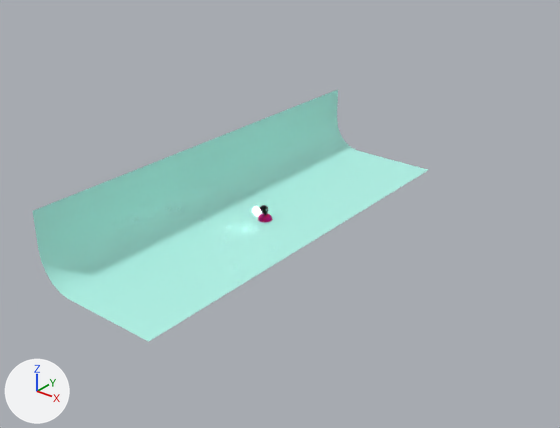
The Blender file AnimatedLamp.blend: old version first, new version second.
The view is the same before and after, from a camera (50 mm lens) standing at (129.0, -154.4, 99.1) and looking at (13.7, -10.2, 9.7). Arrows for +X, +Y and +Z are at lower left; the lights stay in place.

The scene before the commit, as lines of its bpy script (objects in view):
```python
ob_backdrop = bpy.data.objects.new('Backdrop', me_plane)
ob_backdrop.location = (0.0, 0.0, 0.0)
ob_base_mesh = bpy.data.objects.new('Base Mesh', me_beziercircle)
ob_base_mesh.location = (0.0, 0.0, 0.0)
ob_cube = bpy.data.objects.new('Cube', me_cube)
ob_cube.location = (0.0, -18.4, 1.7)
ob_cube.scale = (0.759, 1.22, 0.451)
ob_lamp_shade = bpy.data.objects.new('Lamp Shade', me_beziercurve_001)
ob_lamp_shade.parent = ob_lamp_shade_001
ob_lamp_shade.location = (0.00376, -2.075, 3.938)
ob_lamp_shade.rotation_euler = (0.0, 0.0, 1.571)  # degrees (0, 0, 90)
ob_lamp_shade.scale = (0.755, 0.755, 0.755)
# me_plane
# before: 0 (18.7, -62.4, 0.0) at pixel (148, 341), 1 (18.7, 62.4, 0.0) at pixel (428, 169), 2 (-18.7, -62.4, 20.5) at pixel (32, 210), 3 (-18.7, 62.4, 20.5) at pixel (337, 89), 4 (-9.3, -62.4, 0.0) at pixel (67, 298)
# before: 11 (-9.3, 62.4, 0.0) at pixel (357, 150)
```
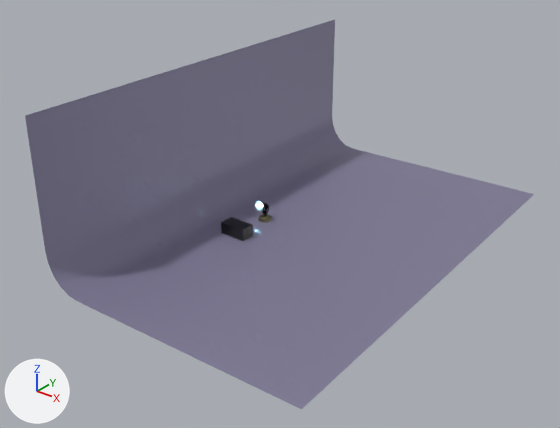
Patch to the scene script:
```diff
--- a/AnimatedLamp.blend.py
+++ b/AnimatedLamp.blend.py
@@ mat_backdrop @@
 _N = mat_backdrop.node_tree.nodes; _L = mat_backdrop.node_tree.links
+n1 = _N.new('ShaderNodeOutputMaterial'); n1.name = 'Material Output'
+n2 = _N.new('ShaderNodeRGB'); n2.name = 'RGB'
+n2.outputs[0].default_value = (0.235, 0.219, 0.337, 1.0)  # 'Color', blue #85819d
 n0 = _N.new('ShaderNodeBsdfPrincipled'); n0.name = 'Principled BSDF'
@@ mat_backdrop @@
 n0.subsurface_method = 'BURLEY'
-n0.inputs[0].default_value = (0.462, 0.929, 0.834, 1.0)  # 'Base Color', cyan #b5f7eb
-n0.inputs[2].default_value = 0.756  # 'Roughness'
-n1 = _N.new('ShaderNodeOutputMaterial'); n1.name = 'Material Output'
+n0.inputs[1].default_value = 0.155  # 'Metallic'
 _L.new(n0.outputs[0], n1.inputs[0])  # 'BSDF' to 'Surface'
+_L.new(n2.outputs[0], n0.inputs[0])  # 'Color' to 'Base Color'
@@ me_plane @@
 me_plane.from_pydata(...)  # 16 vertices, 7 faces; spans x -18.7..18.7, y -62.4..62.4, z 0.0..20.5
 # used by ob_backdrop; location = (0.0, 0.0, 0.0)
 # verts and faces of me_plane; kept vertices keep their numbers, new ones are numbered from 16
+# me_plane part 1
+delete_vertices([0, 1])  # with the faces that use them
+verts[2] = (-18.7, -62.4, 44.2)  # moved, pixel (24, 115)
+verts[3] = (-18.7, 62.4, 44.2)  # moved, pixel (335, 19)
+verts[16] = (56.1, -62.4, 0.0)  # pixel (301, 409)
+verts[17] = (56.1, 62.4, 0.0)  # pixel (534, 194)
+faces += [(4, 16, 17, 11)]
 me_plane.materials.append(mat_backdrop)
@@ me_beziercircle_002 @@
+me_beziercircle_002.from_pydata(...)  # 7592 vertices, 6911 faces; spans x -1.99..1.99, y -2.86..1.99, z -0.04..6.73
+# faces by material slot: [2740, 3476, 68, 512, 115]
+me_beziercircle_002.materials.append(mat_base)  # pink #e32584
+me_beziercircle_002.materials.append(mat_stem)  # black #222222
+me_beziercircle_002.materials.append(mat_pins)  # grey #797979
+me_beziercircle_002.materials.append(mat_light)  # white #ffffff
+me_beziercircle_002.materials.append(mat_mirror)  # white #ffffff
@@ ob_backdrop @@
 ob_backdrop = bpy.data.objects.new('Backdrop', me_plane)
-ob_backdrop.location = (0.0, 0.0, 0.0)
+ob_backdrop.location = (0.0, 1.0, 0.0)
+ob_backdrop.rotation_euler = (0.0, 0.0, 0.0367)  # degrees (0, 0, 2.1)
@@ ob_cube @@
 ob_cube = bpy.data.objects.new('Cube', me_cube)
-ob_cube.location = (0.0, -18.4, 1.7)
+ob_cube.location = (0.0, -12.1, 1.7)
 ob_cube.scale = (0.759, 1.22, 0.451)
-ob_cube.hide_render = True
@@ ob_bulb @@
 ob_bulb = bpy.data.objects.new('Bulb', me_sphere)
-ob_bulb.parent = ob_lamp_shade
 ob_bulb.matrix_parent_inverse = Matrix(((0.0, 1.325, 0.0, 2.707), (-1.325, 0.0, 0.0, 0.00498), (0.0, 0.0, 1.325, -5.223), (0.0, 0.0, 0.0, 1.0)))
@@ ob_base_mesh @@
-ob_base_mesh = bpy.data.objects.new('Base Mesh', me_beziercircle)
-ob_base_mesh.location = (0.0, 0.0, 0.0)
-_m = ob_base_mesh.modifiers.new('Bevel', 'BEVEL')
-_m.width = 0.01
-_m.width_pct = 0.01
-_m.segments = 2
-_m.angle_limit = 0.698
@@ ob_lamp_shade @@
-ob_lamp_shade = bpy.data.objects.new('Lamp Shade', me_beziercurve_001)
-ob_lamp_shade.parent = ob_lamp_shade_001
-ob_lamp_shade.matrix_parent_inverse = Matrix(((0.0, 1.325, 0.0, 2.523), (-1.325, 0.0, 0.0, 0.00498), (0.0, 0.0, 1.325, -5.217), (0.0, 0.0, 0.0, 1.0)))
-ob_lamp_shade.location = (0.00376, -2.075, 3.938)
-ob_lamp_shade.rotation_euler = (0.0, 0.0, 1.571)  # degrees (0, 0, 90)
-ob_lamp_shade.scale = (0.755, 0.755, 0.755)
-_m = ob_lamp_shade.modifiers.new('Bevel', 'BEVEL')
-_m.width = 0.01
-_m.width_pct = 0.01
-_m.segments = 3
-_m.angle_limit = 0.698
@@ ob_lamp_base @@
+ob_lamp_base = bpy.data.objects.new('Lamp Base', me_beziercircle_002)
+ob_lamp_base.location = (0.0, 0.0, 0.0)
```

Changed parts and their boxes (x1, y1, x2, y2) in the pictures (560 x 428 px):
'Backdrop', recoloured, reshaped, moved, turned (cyan to blue)
    before: (33, 90, 428, 342)
    after: (25, 20, 534, 409)
'Cube', shown (black)
    after: (221, 217, 253, 241)
'Lamp Base', added
    after: (255, 201, 272, 222)
'Base Mesh', deleted
    before: (258, 214, 272, 223)
'Lamp Shade', deleted
    before: (252, 207, 261, 217)
